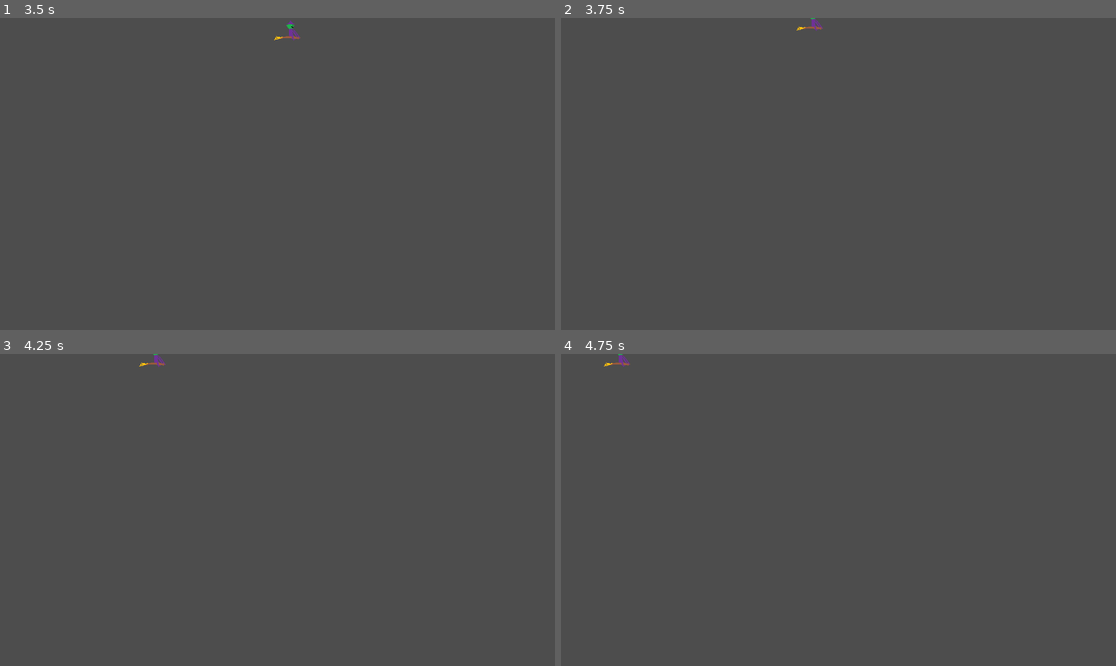
Above: before the commit, frames 1-4 (two rows, left to right).
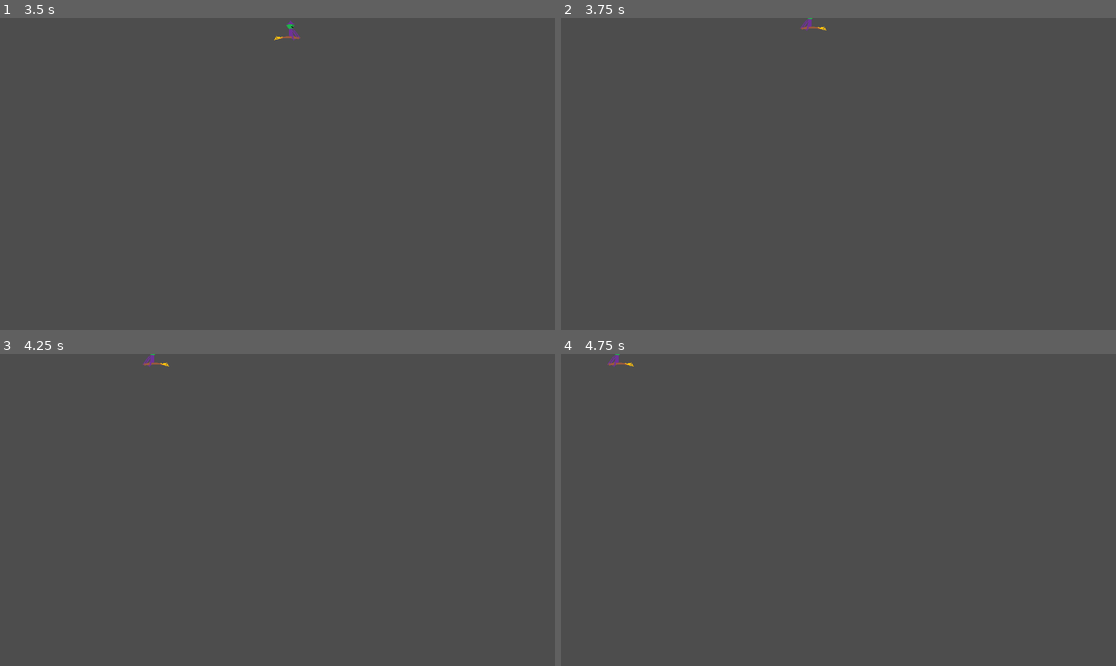
Above: after the commit, the same moments.

Repository: Nathan22211/witch-or-which
Game: Godot game, scene res://area_2d.tscn
Same seed, same stepped clock (60 frames per second), same inputs: the game is played once before the commit and once after it. The project has no main scene, so this scene is started directly.
Inputs:
- Up to frame 1 (3.5 s): tap Enter at 0.5 s; hold D (right) 0.53-1.28 s; tap Space at 1.25 s; hold S (down) 1.28-2.03 s; hold D (right) 2.03-2.78 s; hold W (up) from 2.78 s (still down)
- Up to frame 2 (3.75 s): release W (up) at 3.53 s; hold A (left) from 3.53 s (still down)
- Up to frame 3 (4.25 s): keep holding A (left)
- Up to frame 4 (4.75 s): keep holding A (left)

Frame 1 is identical in both runs. In frame 2, less than 0.1% of the frame differs, in the area x 42-48%, y 0-5%; in frame 3, 0.1%, in the area x 25-31%, y 0-5%; in frame 4, less than 0.1%.

Commit message:
Add files via upload

Diff:
--- a/witch-or-which/area_2d.tscn
+++ b/witch-or-which/area_2d.tscn
@@ -28,3 +28,5 @@
 [node name="CollisionShape2D" type="CollisionShape2D" parent="."]
 position = Vector2(-4.5, 4.5)
 shape = SubResource("RectangleShape2D_b5jil")
+
+[connection signal="body_entered" from="." to="." method="_on_body_entered"]
--- /dev/null
+++ b/witch-or-which/mob.gd
@@ -0,0 +1,16 @@
+extends RigidBody2D
+
+
+# Called when the node enters the scene tree for the first time.
+func _ready():
+	var mob_types = $AnimatedSprite2D.sprite_frames.get_animation_names()
+	$AnimatedSprite2D.play(mob_types[randi() % mob_types.size()])
+
+
+
+# Called every frame. 'delta' is the elapsed time since the previous frame.
+func _process(delta: float) -> void:
+	pass
+
+func _on_visible_on_screen_notifier_2d_screen_exited():
+	queue_free()
--- /dev/null
+++ b/witch-or-which/mob.tscn
@@ -0,0 +1,33 @@
+[gd_scene load_steps=5 format=3 uid="uid://chm2bubbd4a7b"]
+
+[ext_resource type="Script" path="res://mob.gd" id="1_c6uph"]
+[ext_resource type="Texture2D" uid="uid://dqu4tm0whq2ml" path="res://crow.png" id="2_bv8o1"]
+
+[sub_resource type="RectangleShape2D" id="RectangleShape2D_t4g4n"]
+size = Vector2(45, 28)
+
+[sub_resource type="SpriteFrames" id="SpriteFrames_iyb7b"]
+animations = [{
+"frames": [{
+"duration": 1.0,
+"texture": ExtResource("2_bv8o1")
+}],
+"loop": true,
+"name": &"default",
+"speed": 5.0
+}]
+
+[node name="mob" type="RigidBody2D"]
+collision_mask = 0
+gravity_scale = 0.0
+script = ExtResource("1_c6uph")
+metadata/_edit_group_ = true
+
+[node name="CollisionShape2D" type="CollisionShape2D" parent="."]
+position = Vector2(-0.5, 4)
+shape = SubResource("RectangleShape2D_t4g4n")
+
+[node name="VisibleOnScreenNotifier2D" type="VisibleOnScreenNotifier2D" parent="."]
+
+[node name="AnimatedSprite2D" type="AnimatedSprite2D" parent="."]
+sprite_frames = SubResource("SpriteFrames_iyb7b")
--- a/witch-or-which/player.gd
+++ b/witch-or-which/player.gd
@@ -1,4 +1,5 @@
 extends Area2D
+signal hit
 
 @export var speed = 400 # How fast the player will move (pixels/sec).
 var screen_size # Size of the game window.
@@ -27,3 +28,19 @@
 	#	$AnimatedSprite2D.stop()
 	position += velocity * delta
 	position = position.clamp(Vector2.ZERO, screen_size)
+	if velocity.x < 0:
+		$AnimatedSprite2D.flip_h = true
+	else:
+		$AnimatedSprite2D.flip_h = false
+
+
+func _on_body_entered(body):
+	hide() # Player disappears after being hit.
+	hit.emit()
+	# Must be deferred as we can't change physics properties on a physics callback.
+	$CollisionShape2D.set_deferred("disabled", true)
+
+func start(pos):
+	position = pos
+	show()
+	$CollisionShape2D.disabled = false
Binary file added: witch-or-which/crow.png
Not shown, added: witch-or-which/crow.png.import
